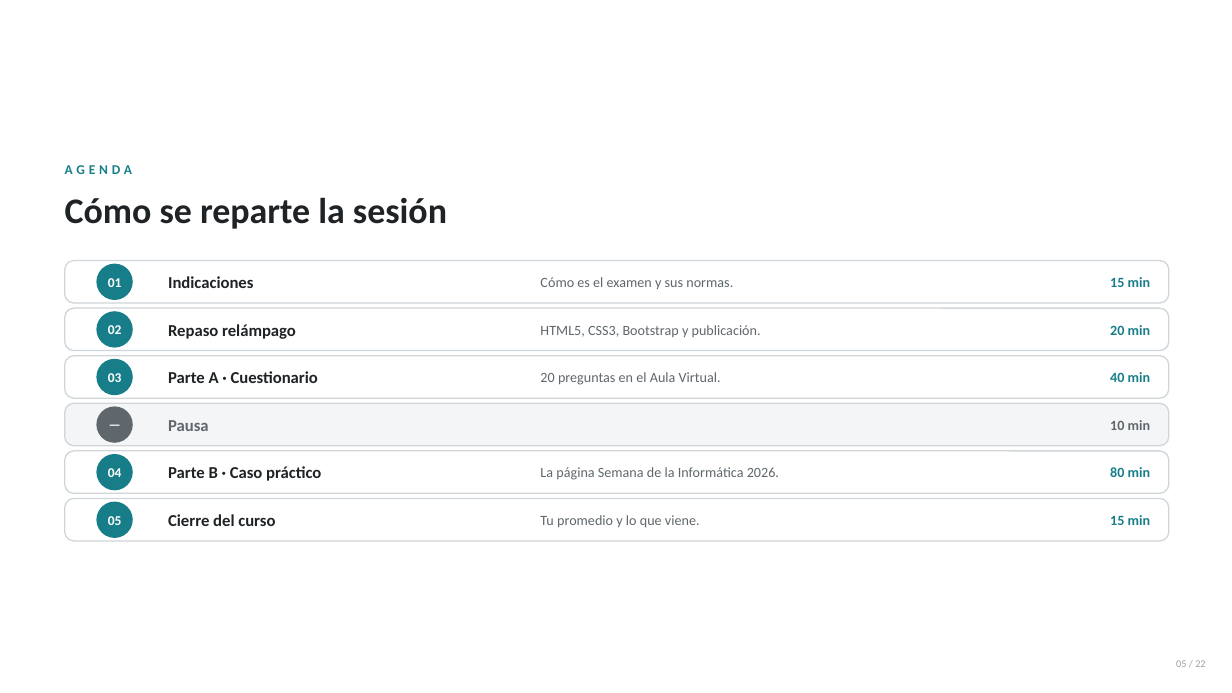
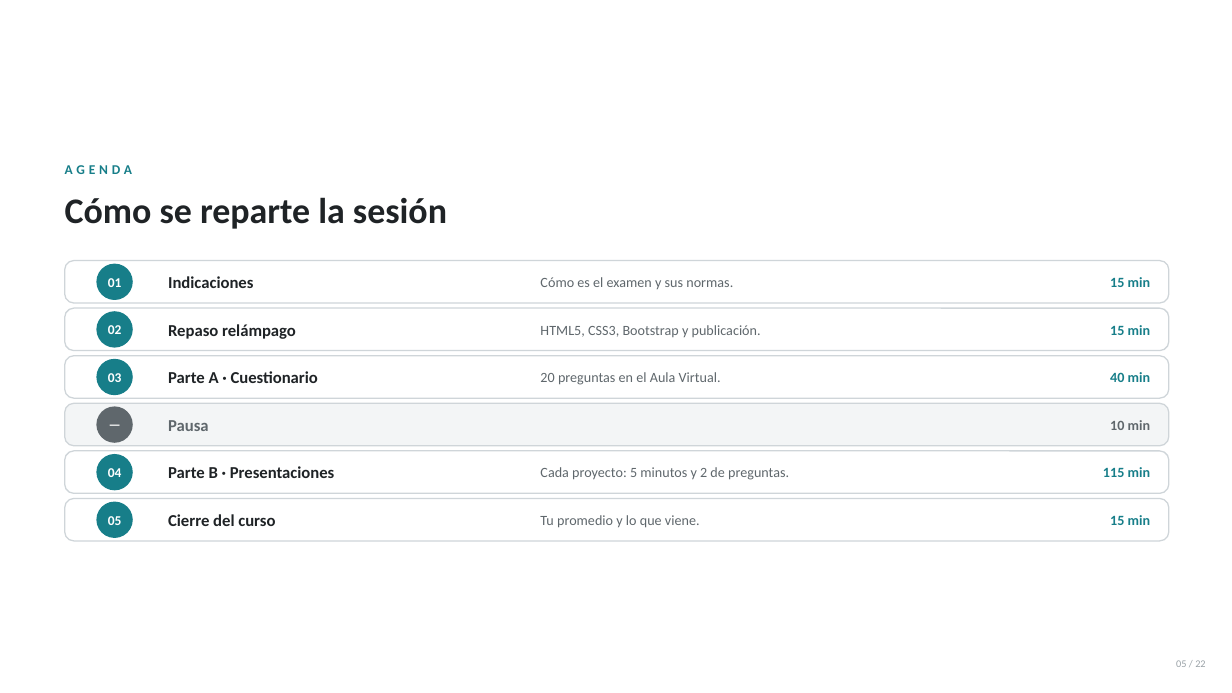
Before and after one commit to anibaler123143423234321/sesiones-dagner, a slide deck: slide 5 of SESION 16/Sesion16-Examen-Final-Evaluacion-Integradora.pptx. Drawn at 1232x693 pixels with LibreOffice and Linux fonts; fonts in the diff are those of the drawing; background and template pictures are left out. Boxes give left, top, right and bottom in pixels: in the first picture for what was removed or moved away, otherwise in the second. Text is boxed around its words. In the diff, an @@ line names an element or a change of style, - is before the commit and + after.

```diff
--- a/SESION 16/Sesion16-Examen-Final-Evaluacion-Integradora.pptx
+++ b/SESION 16/Sesion16-Examen-Final-Evaluacion-Integradora.pptx
@@ text at (1110, 325, 1151, 335): text changed @@
-20 min
+15 min
@@ text at (168, 466, 335, 478): text changed @@
-Parte B · Caso práctico
+Parte B · Presentaciones
@@ text at (540, 467, 789, 480): text changed @@
-La página Semana de la Informática 2026.
+Cada proyecto: 5 minutos y 2 de preguntas.
@@ text at (1103, 467, 1151, 477): text changed @@
-80 min
+115 min
```
Also in this commit, not shown: 7 other slides changed, 2 slides added, 2 slides removed, 23 other files.
